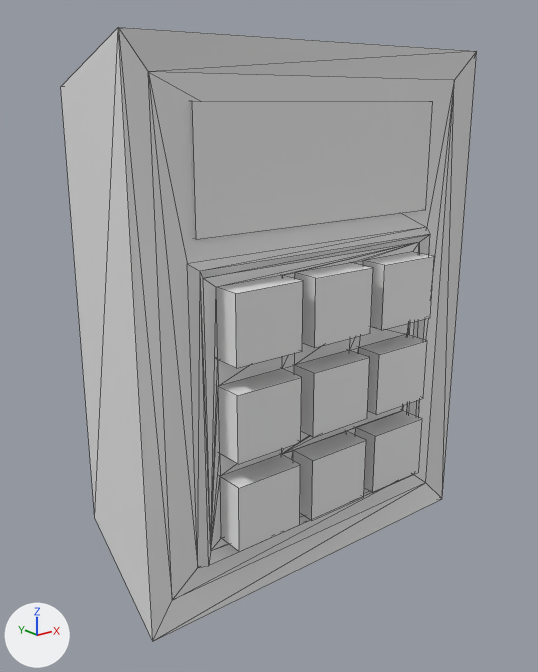
Two versions of the FBX model 3ds_Max_Scenes/export_Files/keypad_Anim1234.FBX, one commit apart.
One viewpoint serves both versions: a 50 mm camera at (-0.995, -1.321, 0.998) aimed at (-0.024, -0.108, 0.513). Lighting does not change. The marker at lower left points along +X, +Y and +Z. Mesh edges are drawn as thin lines. Where no turn or scale is listed for an object, it has been applied to the vertices.

The older version as bpy lines, for what is in view:
```python
ob_box001 = bpy.data.objects.new('Box001', me_mesh)
ob_box001.location = (0.0, -0.081, 0.02)
ob_box002 = bpy.data.objects.new('Box002', me_mesh_001)
ob_box002.location = (0.0, -0.177, 0.775)
ob_box003 = bpy.data.objects.new('Box003', me_mesh_002)
ob_box003.location = (-0.183, -0.176, 0.548)
ob_box005 = bpy.data.objects.new('Box005', me_mesh_004)
ob_box005.location = (0.189, -0.176, 0.548)
ob_box006 = bpy.data.objects.new('Box006', me_mesh_005)
ob_box006.location = (-0.183, -0.176, 0.359)
ob_box007 = bpy.data.objects.new('Box007', me_mesh_006)
ob_box007.location = (-0.183, -0.176, 0.173)
ob_box008 = bpy.data.objects.new('Box008', me_mesh_007)
ob_box008.location = (0.003, -0.176, 0.359)
ob_box010 = bpy.data.objects.new('Box010', me_mesh_009)
ob_box010.location = (0.003, -0.176, 0.171)
ob_box011 = bpy.data.objects.new('Box011', me_mesh_010)
ob_box011.location = (0.185, -0.176, 0.359)
# also in view: 'Box004' at (0.002, -0.176, 0.617); 'Box009' at (0.185, -0.176, 0.241)
```
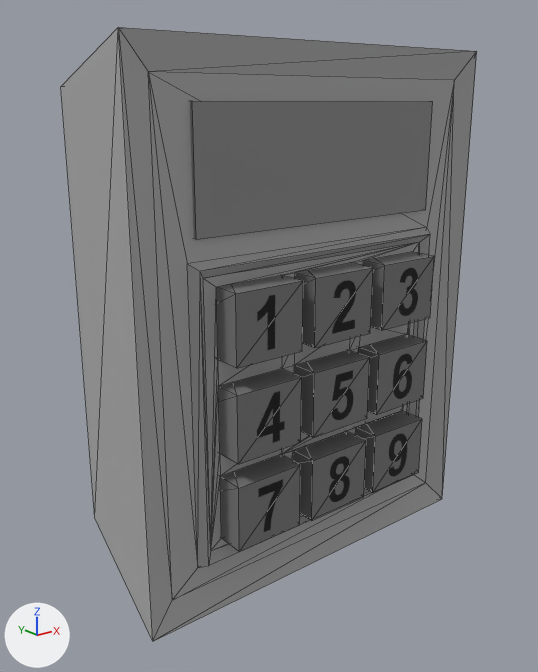
Where the change shows, as pixel boxes (x1, y1, x2, y2) in the pictures (538 x 672 px):
'Box001', recoloured
    both: (61, 27, 477, 641)
'Box002', recoloured
    both: (190, 101, 432, 239)
part 1 of me_mesh_002, built on
    both: (216, 275, 303, 368)
part 2 of me_mesh_007, built on
    both: (294, 350, 370, 438)
part 3 of me_mesh_006, built on
    both: (220, 454, 300, 552)
part 4 of me_mesh_004, built on
    both: (363, 252, 434, 330)
part 5 of me_mesh_009, built on
    both: (293, 431, 366, 521)
part 6 of me_mesh_005, built on
    both: (218, 369, 302, 464)
part 7 of me_mesh_008, built on
    both: (355, 411, 422, 493)
part 8 of me_mesh_010, built on
    both: (359, 334, 427, 415)
part 9 of me_mesh_003, built on
    both: (295, 263, 373, 348)

Edits to the bpy script that builds the scene:
```text
Change me_mesh_008:
    remove me_mesh_008.from_pydata(...)  # 8 vertices, 6 faces; spans x -0.077..0.077, y -0.136..0.136, z 0.0..0.137
    add me_mesh_008.from_pydata(...)  # 8 vertices, 12 faces; spans x -0.077..0.077, y -0.136..0.136, z 0.0..0.137
    me_mesh_008 part 7
    6 faces are deleted
    12 new faces join them
    add me_mesh_008.materials.append(mat_nine)  # picture img_keynumnine_png
Change me_mesh_002:
    remove me_mesh_002.from_pydata(...)  # 8 vertices, 6 faces; spans x -0.077..0.077, y -0.136..0.136, z 0.0..0.137
    add me_mesh_002.from_pydata(...)  # 8 vertices, 12 faces; spans x -0.077..0.077, y -0.136..0.136, z 0.0..0.137
    me_mesh_002 part 1
    6 faces are deleted
    12 new faces join them
    add me_mesh_002.materials.append(mat_one)  # picture img_keynumone_png
Change me_mesh_001:
    where me_mesh_001.from_pydata(...)  # 8 vertices, 6 faces; spans x -0.299..0.299, y -0.077..0.077, z 0.0..0.225
    add me_mesh_001.materials.append(mat_rr)  # grey #898989
Change me_mesh_007:
    remove me_mesh_007.from_pydata(...)  # 8 vertices, 6 faces; spans x -0.077..0.077, y -0.136..0.136, z 0.0..0.137
    add me_mesh_007.from_pydata(...)  # 8 vertices, 12 faces; spans x -0.077..0.077, y -0.136..0.136, z 0.0..0.137
    me_mesh_007 part 2
    6 faces are deleted
    12 new faces join them
    add me_mesh_007.materials.append(mat_five)  # picture img_keynumfive_png
Change me_mesh:
    where me_mesh.from_pydata(...)  # 96 vertices, 188 faces; spans x -0.428..0.428, y -0.186..0.178, z 0.0..1.084
    add me_mesh.materials.append(mat_keypad)  # grey #ababab
Change me_mesh_009:
    remove me_mesh_009.from_pydata(...)  # 8 vertices, 6 faces; spans x -0.077..0.077, y -0.136..0.136, z 0.0..0.137
    add me_mesh_009.from_pydata(...)  # 8 vertices, 12 faces; spans x -0.077..0.077, y -0.136..0.136, z 0.0..0.137
    me_mesh_009 part 5
    6 faces are deleted
    12 new faces join them
    add me_mesh_009.materials.append(mat_eight)  # picture img_keynumeight_png
Change me_mesh_003:
    remove me_mesh_003.from_pydata(...)  # 8 vertices, 6 faces; spans x -0.077..0.077, y -0.136..0.136, z 0.0..0.137
    add me_mesh_003.from_pydata(...)  # 8 vertices, 12 faces; spans x -0.077..0.077, y -0.136..0.136, z 0.0..0.137
    me_mesh_003 part 9
    6 faces are deleted
    12 new faces join them
    add me_mesh_003.materials.append(mat_two)  # picture img_keynumtwo_png
Change me_mesh_006:
    remove me_mesh_006.from_pydata(...)  # 8 vertices, 6 faces; spans x -0.077..0.077, y -0.136..0.136, z 0.0..0.137
    add me_mesh_006.from_pydata(...)  # 8 vertices, 12 faces; spans x -0.077..0.077, y -0.136..0.136, z 0.0..0.137
    me_mesh_006 part 3
    6 faces are deleted
    12 new faces join them
    add me_mesh_006.materials.append(mat_seven)  # picture img_keynumseven_png
Change me_mesh_004:
    remove me_mesh_004.from_pydata(...)  # 8 vertices, 6 faces; spans x -0.077..0.077, y -0.136..0.136, z 0.0..0.137
    add me_mesh_004.from_pydata(...)  # 8 vertices, 12 faces; spans x -0.077..0.077, y -0.136..0.136, z 0.0..0.137
    me_mesh_004 part 4
    6 faces are deleted
    12 new faces join them
    add me_mesh_004.materials.append(mat_three)  # picture img_keynumthree_png
Change me_mesh_005:
    remove me_mesh_005.from_pydata(...)  # 8 vertices, 6 faces; spans x -0.077..0.077, y -0.136..0.136, z 0.0..0.137
    add me_mesh_005.from_pydata(...)  # 8 vertices, 12 faces; spans x -0.077..0.077, y -0.136..0.136, z 0.0..0.137
    me_mesh_005 part 6
    6 faces are deleted
    12 new faces join them
    add me_mesh_005.materials.append(mat_four)  # picture img_keynumfour_png
Change me_mesh_010:
    remove me_mesh_010.from_pydata(...)  # 8 vertices, 6 faces; spans x -0.077..0.077, y -0.136..0.136, z 0.0..0.137
    add me_mesh_010.from_pydata(...)  # 8 vertices, 12 faces; spans x -0.077..0.077, y -0.136..0.136, z 0.0..0.137
    me_mesh_010 part 8
    6 faces are deleted
    12 new faces join them
    add me_mesh_010.materials.append(mat_six)  # picture img_keynumsix_png
```
